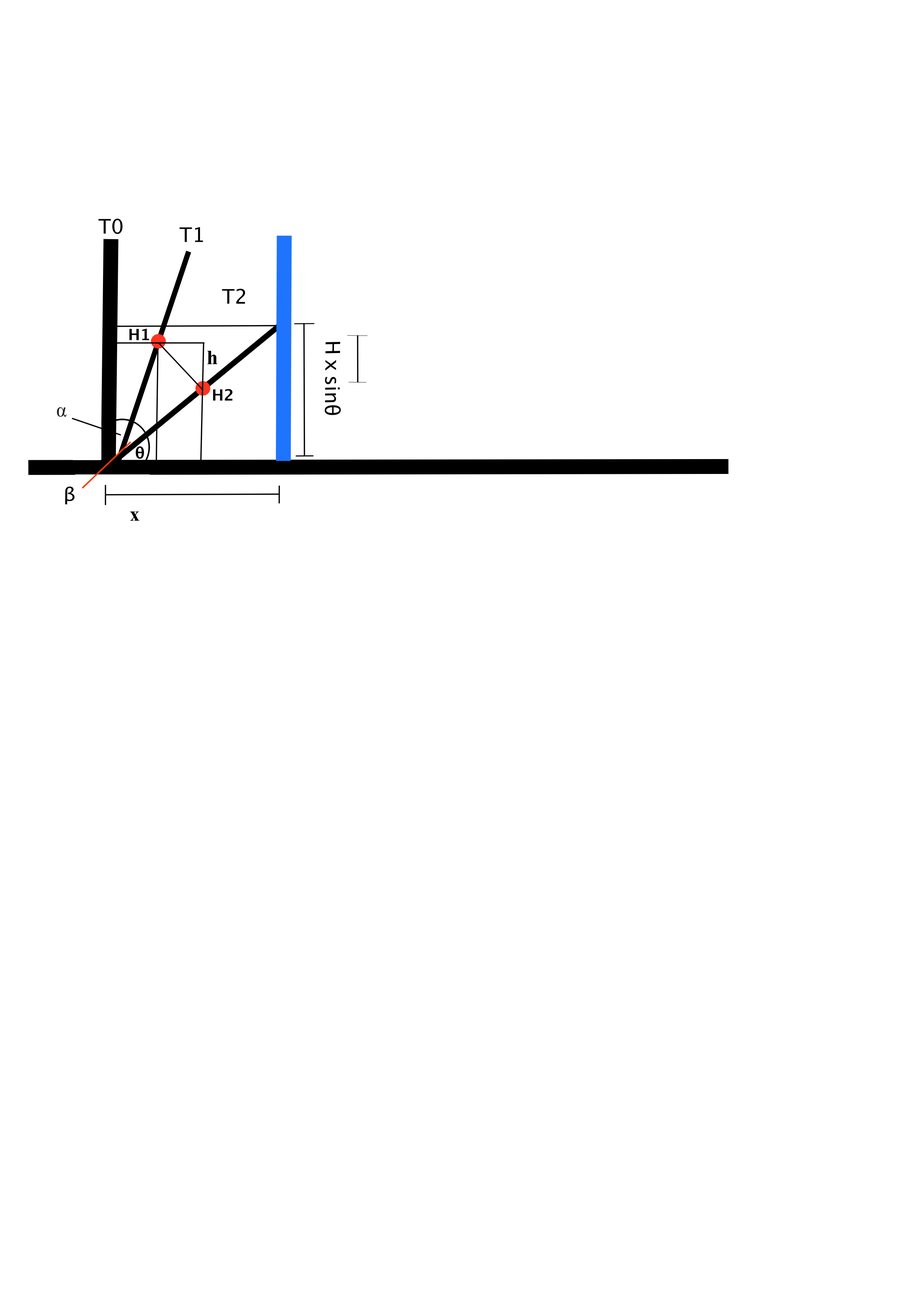
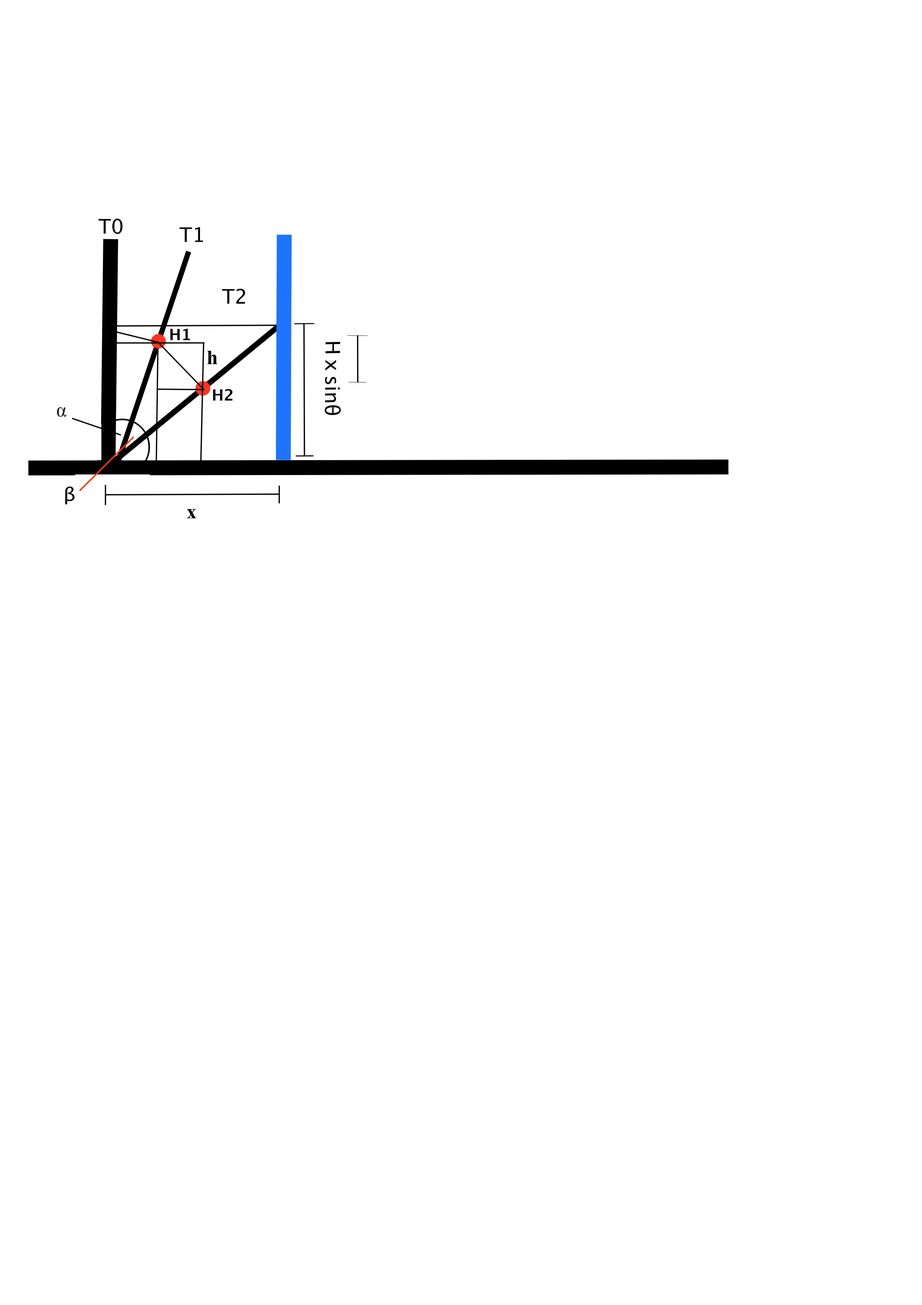
Two versions of the same layered image (922x1305). Layer-by-layer changes:
pixels changed over [28, 234, 729, 521] (layer not identified)
